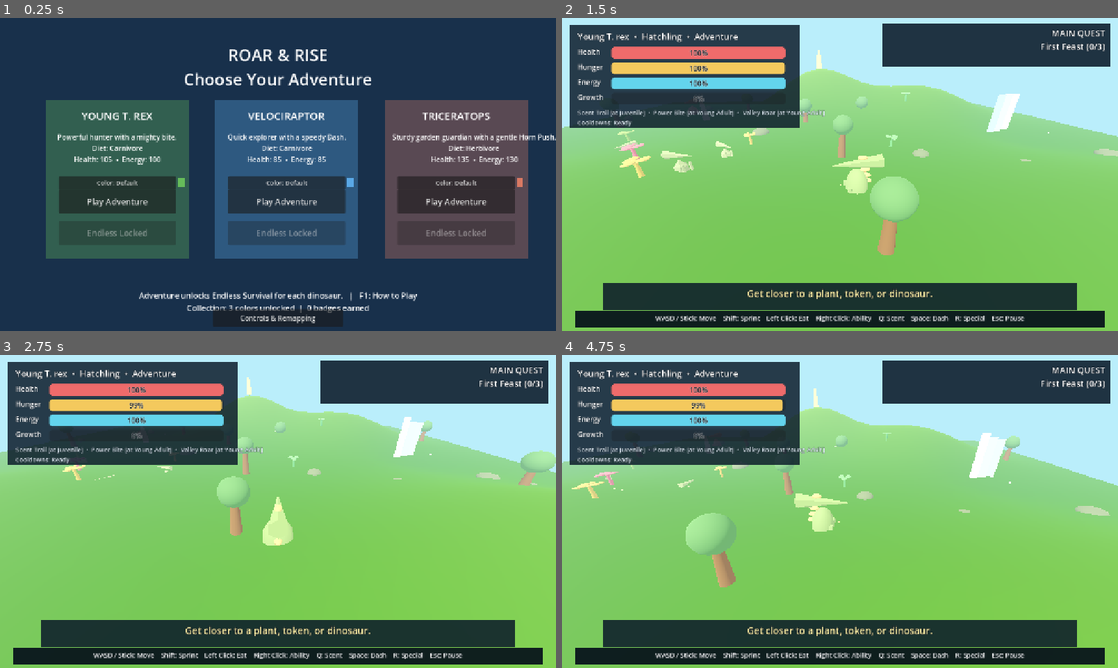
Above: before the commit, frames 1-4 (two rows, left to right).
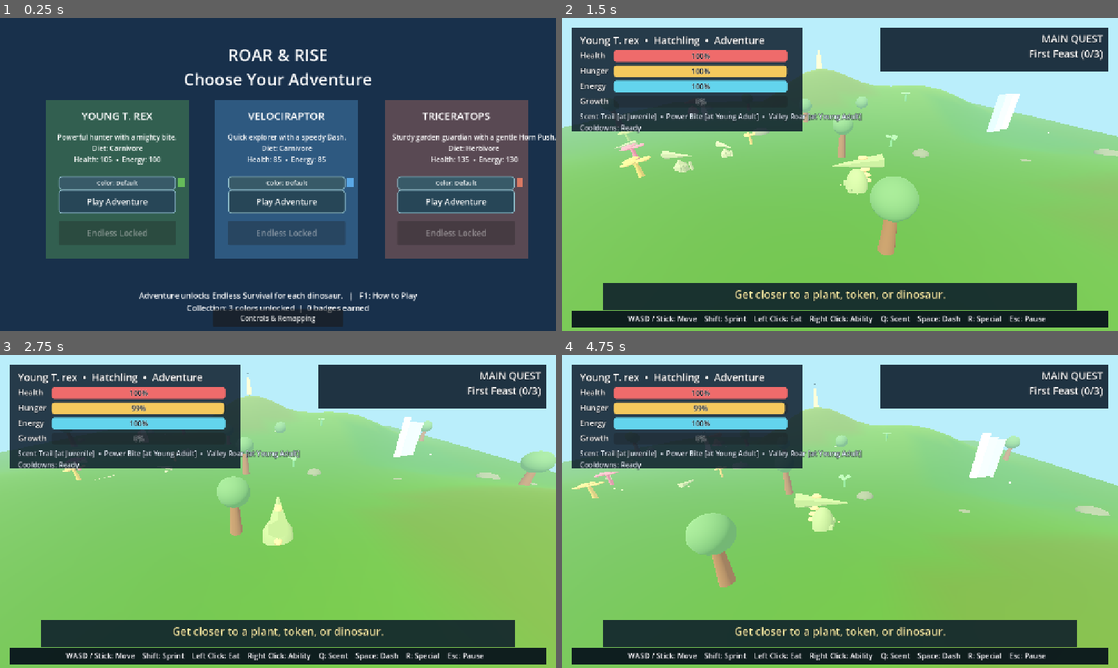
Above: after the commit, the same moments.

Repository: mschalle/Dino-Game
Game: Godot game, scene res://Main.tscn
Same seed, same stepped clock (60 frames per second), same inputs: the game is played once before the commit and once after it.
Inputs (mouse positions are in pixels of both pictures, inside the frame that each line leads up to):
- Up to frame 1 (0.25 s): no input
- Up to frame 2 (1.5 s): click "Play Adventure" at 0.5 s; tap Enter at 1.25 s; move the mouse to (962, 158) at 1.27 s; hold D (move_right) from 1.28 s (still down); click (962, 158) at 1.35 s
- Up to frame 3 (2.75 s): move the mouse to (166, 527) at 2.02 s; release D (move_right) at 2.03 s; hold S (move_back) from 2.03 s (still down); tap Space (dash) at 2.1 s; click (166, 527) at 2.3 s
- Up to frame 4 (4.75 s): move the mouse to (895, 442) at 2.77 s; release S (move_back) at 2.78 s; hold D (move_right) 2.78-3.53 s; click (895, 442) at 2.85 s; move the mouse to (812, 574) at 3.52 s; hold W (move_forward) 3.53-4.28 s; right-click (812, 574) at 3.6 s; click (812, 574) at 3.8 s; move the mouse to (1006, 558) at 4.27 s; hold A (move_left) from 4.28 s (still down); tap Q (scent_trail) at 4.35 s; click (1006, 558) at 4.55 s

The runs differ from the first frame. In frame 1, 6.3% of the frame differs, in the area x 10-93%, y 50-63%; in frame 2, 9.3%; in frame 3, 9.3%, in the area x 1-99%, y 1-99%; in frame 4, 9.3%.

Commit message:
Advance roadmap loop and world chunk foundation

Diff:
--- a/game_hud.gd
+++ b/game_hud.gd
@@ -20,13 +20,75 @@
 var target_label: Label
 var target_health_bar: ProgressBar
 var target_timer := 0.0
+var large_text_enabled := true
+var high_contrast_enabled := false
+var status_backdrop: ColorRect
+var quest_backdrop: ColorRect
+var message_backdrop: ColorRect
+var controls_backdrop: ColorRect
 
 func _ready() -> void:
+	_apply_ui_settings({})
 	_create_status_panel()
 	_create_pause_panel()
 	_create_completion_panel()
 	_create_help_panel()
 	_create_target_panel()
+	get_viewport().size_changed.connect(_layout_for_viewport)
+	_layout_for_viewport()
+
+func apply_ui_settings(settings: Dictionary) -> void:
+	large_text_enabled = bool(settings.get("large_text", true))
+	high_contrast_enabled = bool(settings.get("high_contrast", false))
+	_apply_ui_settings(settings)
+	_apply_accessibility_style()
+
+func _apply_ui_settings(settings: Dictionary) -> void:
+	var scale := 1.0
+	if not settings.is_empty():
+		scale = clampf(float(settings.get("ui_scale", 1.0)), 1.0, 1.75)
+	get_tree().root.content_scale_factor = scale
+
+func _apply_accessibility_style() -> void:
+	var font_scale := 1.15 if large_text_enabled else 1.0
+	var outline := 6 if high_contrast_enabled else 4
+	for node in _all_controls(self):
+		if node is Label:
+			var label := node as Label
+			var current_size := int(label.get_theme_font_size("font_size"))
+			if current_size > 0:
+				label.add_theme_font_size_override("font_size", maxi(14, int(float(current_size) * font_scale)))
+			label.add_theme_constant_override("outline_size", outline)
+			if high_contrast_enabled:
+				label.add_theme_color_override("font_color", Color.WHITE)
+		if node is Button and high_contrast_enabled:
+			(node as Button).add_theme_color_override("font_color", Color.WHITE)
+
+func _layout_for_viewport() -> void:
+	if status_backdrop == null:
+		return
+	var viewport_size := get_viewport().get_visible_rect().size
+	var width := viewport_size.x
+	var height := viewport_size.y
+	var margin := maxf(16.0, width * 0.018)
+	var compact := width < 1120.0
+	status_backdrop.size.x = 470.0 if compact else 530.0
+	quest_backdrop.size.x = 430.0 if compact else 524.0
+	quest_label.size.x = quest_backdrop.size.x - 24.0
+	quest_label.add_theme_font_size_override("font_size", 17 if compact else 20)
+	status_backdrop.position = Vector2(margin, margin)
+	quest_backdrop.position = Vector2(maxf(margin, width - quest_backdrop.size.x - margin), margin)
+	target_panel.position = Vector2(maxf(margin, (width - target_panel.size.x) * 0.5), margin + 118.0)
+	message_backdrop.position = Vector2(maxf(margin, (width - message_backdrop.size.x) * 0.5), maxf(300.0, height - 110.0))
+	controls_backdrop.position = Vector2(margin, maxf(360.0, height - 46.0))
+	controls_backdrop.size.x = maxf(320.0, width - margin * 2.0)
+
+func _all_controls(node: Node) -> Array[Node]:
+	var result: Array[Node] = []
+	for child in node.get_children():
+		result.append(child)
+		result.append_array(_all_controls(child))
+	return result
 
 func _process(delta: float) -> void:
 	if target_timer > 0.0:
@@ -119,28 +181,28 @@
 	body.text = details
 
 func _create_status_panel() -> void:
-	var backdrop := ColorRect.new()
-	backdrop.color = Color(0.04, 0.1, 0.16, 0.84)
-	backdrop.position = Vector2(18, 16)
-	backdrop.size = Vector2(530, 238)
-	add_child(backdrop)
+	status_backdrop = ColorRect.new()
+	status_backdrop.color = Color(0.04, 0.1, 0.16, 0.84)
+	status_backdrop.position = Vector2(18, 16)
+	status_backdrop.size = Vector2(530, 238)
+	add_child(status_backdrop)
 	title_label = Label.new()
 	title_label.position = Vector2(18, 12)
 	title_label.size = Vector2(490, 28)
 	title_label.add_theme_font_size_override("font_size", 20)
 	_style_text(title_label)
-	backdrop.add_child(title_label)
-	health_bar = _make_bar(backdrop, "Health", Vector2(18, 50), Color("#ef6b6b"))
-	hunger_bar = _make_bar(backdrop, "Hunger", Vector2(18, 85), Color("#f4c95d"))
-	energy_bar = _make_bar(backdrop, "Energy", Vector2(18, 120), Color("#63d4ed"))
-	growth_bar = _make_bar(backdrop, "Growth", Vector2(18, 155), Color("#8bd66f"))
+	status_backdrop.add_child(title_label)
+	health_bar = _make_bar(status_backdrop, "Health", Vector2(18, 50), Color("#ef6b6b"))
+	hunger_bar = _make_bar(status_backdrop, "Hunger", Vector2(18, 85), Color("#f4c95d"))
+	energy_bar = _make_bar(status_backdrop, "Energy", Vector2(18, 120), Color("#63d4ed"))
+	growth_bar = _make_bar(status_backdrop, "Growth", Vector2(18, 155), Color("#8bd66f"))
 	abilities_label = Label.new()
 	abilities_label.position = Vector2(18, 192)
 	abilities_label.size = Vector2(495, 42)
 	abilities_label.add_theme_font_size_override("font_size", 14)
 	_style_text(abilities_label, Color("#eaf6ff"), 3)
-	backdrop.add_child(abilities_label)
-	var quest_backdrop := ColorRect.new()
+	status_backdrop.add_child(abilities_label)
+	quest_backdrop = ColorRect.new()
 	quest_backdrop.color = Color(0.04, 0.1, 0.16, 0.88)
 	quest_backdrop.position = Vector2(738, 12)
 	quest_backdrop.size = Vector2(524, 100)
@@ -152,7 +214,7 @@
 	quest_label.add_theme_font_size_override("font_size", 20)
 	_style_text(quest_label, Color("#ffffff"), 4)
 	quest_backdrop.add_child(quest_label)
-	var message_backdrop := ColorRect.new()
+	message_backdrop = ColorRect.new()
 	message_backdrop.color = Color(0.04, 0.1, 0.16, 0.86)
 	message_backdrop.position = Vector2(95, 610)
 	message_backdrop.size = Vector2(1090, 62)
@@ -164,7 +226,7 @@
 	message_label.add_theme_font_size_override("font_size", 22)
 	_style_text(message_label, Color("#fff3a6"), 5)
 	message_backdrop.add_child(message_label)
-	var controls_backdrop := ColorRect.new()
+	controls_backdrop = ColorRect.new()
 	controls_backdrop.color = Color(0.02, 0.06, 0.1, 0.92)
 	controls_backdrop.position = Vector2(30, 674)
 	controls_backdrop.size = Vector2(1220, 38)
@@ -252,7 +314,28 @@
 	button.text = text_value
 	button.position = position_value
 	button.size = Vector2(300, 52)
+	button.focus_mode = Control.FOCUS_ALL
 	button.add_theme_font_size_override("font_size", 20)
+	var normal := StyleBoxFlat.new()
+	normal.bg_color = Color("#28485a")
+	normal.border_width_left = 2
+	normal.border_width_top = 2
+	normal.border_width_right = 2
+	normal.border_width_bottom = 2
+	normal.border_color = Color("#7aa8ba")
+	normal.corner_radius_top_left = 8
+	normal.corner_radius_top_right = 8
+	normal.corner_radius_bottom_left = 8
+	normal.corner_radius_bottom_right = 8
+	var focus := normal.duplicate()
+	focus.bg_color = Color("#e8bd72")
+	focus.border_color = Color.WHITE
+	button.add_theme_stylebox_override("normal", normal)
+	button.add_theme_stylebox_override("hover", focus)
+	button.add_theme_stylebox_override("focus", focus)
+	button.add_theme_color_override("font_color", Color.WHITE)
+	button.add_theme_color_override("font_hover_color", Color("#102532"))
+	button.add_theme_color_override("font_focus_color", Color("#102532"))
 	button.pressed.connect(callback)
 	parent.add_child(button)
 
--- a/main.gd
+++ b/main.gd
@@ -7,6 +7,8 @@
 const PROFILES = preload("res://dinosaur_profiles.gd")
 const SOUND_FEEDBACK = preload("res://sound_feedback.gd")
 const FOOD_TOKEN = preload("res://food_token.gd")
+const WORLD_CHUNK_PROFILES = preload("res://world_chunk_profiles.gd")
+const WORLD_STREAM_MANAGER = preload("res://world_stream_manager.gd")
 
 const SAFE_SPAWN := Vector3(0, 0, 7)
 const VALLEY_LIMIT := 28.0
@@ -43,6 +45,7 @@
 var animated_trees: Array[MeshInstance3D] = []
 var waterfall_layers: Array[MeshInstance3D] = []
 var fireflies: Array[MeshInstance3D] = []
+var world_stream
 
 func _ready() -> void:
 	process_mode = Node.PROCESS_MODE_ALWAYS
@@ -52,6 +55,9 @@
 	save_system.load_data()
 	_apply_saved_bindings()
 	_create_world()
+	world_stream = WORLD_STREAM_MANAGER.new()
+	world_stream.configure(WORLD_CHUNK_PROFILES.reserve(), 1)
+	world_stream.update_player_chunk(Vector2i.ZERO)
 	sounds = SOUND_FEEDBACK.new()
 	add_child(sounds)
 	sounds.set_effects_volume(float((save_system.data["settings"] as Dictionary).get("effects_volume", 0.7)))
@@ -94,6 +100,7 @@
 	_ground_world_actors()
 	_follow_player(delta)
 	_update_hud()
+	_update_world_stream()
 	if active_target != null and is_instance_valid(active_target):
 		var active_combat = active_target.get("combat")
 		if active_combat != null:
@@ -134,6 +141,13 @@
 	_create_waterfall()
 	_create_fireflies()
 
+func _update_world_stream() -> void:
+	if world_stream == null or player == null:
+		return
+	# The current 60m valley occupies the first reserve chunk. This mapping
+	# keeps the foundation active without changing current gameplay coordinates.
+	world_stream.update_player_chunk(Vector2i.ZERO)
+
 func _create_scenery_piece(index: int) -> void:
 	var piece := MeshInstance3D.new()
 	if index % 3 == 0:
@@ -190,6 +204,17 @@
 		var point: Vector3 = landmark[1]
 		marker.position = Vector3(point.x, _terrain_height_at(point.x, point.z) + 1.2, point.z)
 		add_child(marker)
+		var label := Label3D.new()
+		label.text = str(landmark[0])
+		label.position = Vector3(0.0, 1.7, 0.0)
+		label.font_size = 32
+		label.outline_size = 8
+		label.modulate = Color.WHITE
+		label.outline_modulate = Color("#163342")
+		label.billboard = BaseMaterial3D.BILLBOARD_ENABLED
+		label.visibility_range_begin = 4.0
+		label.visibility_range_end = 42.0
+		marker.add_child(label)
 
 func _create_fireflies() -> void:
 	for index in 12:
@@ -424,6 +449,7 @@
 	cosmetic_button.text = "Color: %s" % save_system.selected_cosmetic(species_profile.id).capitalize()
 	cosmetic_button.position = Vector2(30, 174)
 	cosmetic_button.size = Vector2(270, 28)
+	_style_selection_button(cosmetic_button, false)
 	cosmetic_button.add_theme_font_size_override("font_size", 14)
 	cosmetic_button.pressed.connect(func() -> void:
 		_cycle_cosmetic(species_profile.id, cosmetic_button, swatch)
@@ -433,6 +459,7 @@
 	adventure_button.text = "Play Adventure"
 	adventure_button.position = Vector2(30, 205)
 	adventure_button.size = Vector2(270, 55)
+	_style_selection_button(adventure_button, true)
 	adventure_button.add_theme_font_size_override("font_size", 19)
 	adventure_button.pressed.connect(func() -> void: _start_run(species_profile, "adventure"))
 	card.add_child(adventure_button)
@@ -442,9 +469,33 @@
 	endless_button.disabled = not unlocked
 	endless_button.position = Vector2(30, 277)
 	endless_button.size = Vector2(270, 55)
+	_style_selection_button(endless_button, true)
 	endless_button.add_theme_font_size_override("font_size", 19)
 	endless_button.pressed.connect(func() -> void: _start_run(species_profile, "endless"))
 	card.add_child(endless_button)
+
+func _style_selection_button(button: Button, primary: bool) -> void:
+	button.focus_mode = Control.FOCUS_ALL
+	var normal := StyleBoxFlat.new()
+	normal.bg_color = Color("#274657") if primary else Color("#385a68")
+	normal.border_width_left = 2
+	normal.border_width_top = 2
+	normal.border_width_right = 2
+	normal.border_width_bottom = 2
+	normal.border_color = Color("#8bb8c5")
+	normal.corner_radius_top_left = 7
+	normal.corner_radius_top_right = 7
+	normal.corner_radius_bottom_left = 7
+	normal.corner_radius_bottom_right = 7
+	var focus := normal.duplicate()
+	focus.bg_color = Color("#e8bd72")
+	focus.border_color = Color.WHITE
+	button.add_theme_stylebox_override("normal", normal)
+	button.add_theme_stylebox_override("hover", focus)
+	button.add_theme_stylebox_override("focus", focus)
+	button.add_theme_color_override("font_color", Color.WHITE)
+	button.add_theme_color_override("font_hover_color", Color("#102532"))
+	button.add_theme_color_override("font_focus_color", Color("#102532"))
 
 func _cycle_cosmetic(species_id: String, button: Button, swatch: ColorRect) -> void:
 	var owned: Array = (save_system.data["cosmetics"] as Dictionary).get(species_id, ["default"])
@@ -543,6 +594,7 @@
 	hud = HUD_SCENE.new()
 	hud.process_mode = Node.PROCESS_MODE_ALWAYS
 	add_child(hud)
+	hud.apply_ui_settings(save_system.data.get("settings", {}))
 	hud.resume_requested.connect(func() -> void: _set_paused(false))
 	hud.restart_requested.connect(func() -> void: call_deferred("_restart_run"))
 	hud.selection_requested.connect(func() -> void: call_deferred("_return_to_selection"))
@@ -1017,6 +1069,13 @@
 			for vertex in [a, c, b, a, d, c]:
 				var elevation_tint := clampf((vertex.y + 1.0) / 7.0, 0.0, 1.0)
 				var terrain_color := Color("#72ae50").lerp(Color("#b5d96a"), elevation_tint)
+				var zone := Vector2(vertex.x, vertex.z)
+				if zone.distance_to(Vector2(19.0, -4.0)) < 6.5:
+					terrain_color = terrain_color.lerp(Color("#6bb8a0"), 0.45)
+				elif zone.distance_to(Vector2(0.0, -18.0)) < 8.5:
+					terrain_color = terrain_color.lerp(Color("#c88b55"), 0.32)
+				elif zone.distance_to(Vector2(16.0, 16.0)) < 8.0:
+					terrain_color = terrain_color.lerp(Color("#c97862"), 0.25)
 				surface.set_color(terrain_color)
 				surface.set_uv(Vector2((vertex.x + 30.0) / 60.0, (vertex.z + 30.0) / 60.0))
 				surface.add_vertex(vertex)
--- a/save_system.gd
+++ b/save_system.gd
@@ -100,7 +100,7 @@
 		"badges": [],
 		"ability_unlocks": {},
 		"records": {},
-		"settings": {"large_text": true, "reduced_flashes": true, "effects_volume": 0.7}
+		"settings": {"large_text": true, "ui_scale": 1.0, "high_contrast": false, "reduced_flashes": true, "effects_volume": 0.7}
 	}
 
 func _merge_defaults(loaded: Dictionary) -> Dictionary:
--- a/tests/run_tests.gd
+++ b/tests/run_tests.gd
@@ -1,4 +1,7 @@
 extends SceneTree
+
+const WORLD_CHUNK_PROFILES = preload("res://world_chunk_profiles.gd")
+const WORLD_STREAM_MANAGER = preload("res://world_stream_manager.gd")
 
 var failures := 0
 
@@ -7,6 +10,8 @@
 
 func _run_tests() -> void:
 	_test_profiles()
+	_test_world_chunks()
+	_test_world_streaming()
 	_test_growth()
 	_test_quests()
 	_test_survival()
@@ -59,6 +64,38 @@
 		root.add_child(dino)
 		_check((dino.imported_model != null) or (dino.tail_mesh != null and dino.leg_meshes.size() >= 4), "%s needs a complete dinosaur silhouette" % profile.id)
 		dino.free()
+
+func _test_world_chunks() -> void:
+	var chunks: Array = WORLD_CHUNK_PROFILES.reserve()
+	_check(chunks.size() == 6, "Reserve should define six initial biome chunks")
+	var ids: Dictionary = {}
+	for chunk in chunks:
+		_check(not ids.has(chunk.chunk_id), "Chunk IDs must be unique")
+		ids[chunk.chunk_id] = true
+		_check(not chunk.landmark_name.is_empty(), "Every chunk needs a landmark")
+		_check(not chunk.scene_path.is_empty(), "Every chunk needs a scene path")
+		_check(chunk.has_scene(), "Every initial biome chunk should have a loadable scene shell")
+		_check(chunk.vegetation_density > 0.0, "Every biome needs vegetation density")
+		_check(chunk.fog_density > 0.0, "Every biome needs fog guidance")
+		_check(not chunk.neighbor_ids.is_empty() or chunk.chunk_id == "nest_basin", "Chunks should define connected neighbors")
+
+func _test_world_streaming() -> void:
+	var manager = WORLD_STREAM_MANAGER.new()
+	manager.configure(WORLD_CHUNK_PROFILES.reserve(), 1)
+	manager.update_player_chunk(Vector2i(0, 0))
+	_check(manager.is_active("nest_basin"), "Player chunk should activate")
+	_check(manager.is_active("fernwood"), "Adjacent chunk should activate")
+	_check(not manager.is_active("redstone_badlands"), "Distant chunk should remain inactive")
+	manager.update_player_chunk(Vector2i(2, 1))
+	_check(manager.is_active("redstone_badlands"), "New player neighborhood should activate")
+	_check(not manager.is_active("nest_basin"), "Distant previous chunk should deactivate")
+	var holder := Node3D.new()
+	root.add_child(holder)
+	var loaded := manager.instantiate_chunk("fernwood", holder)
+	_check(loaded != null, "Chunk scene should instantiate")
+	_check(manager.instantiate_chunk("fernwood", holder) == loaded, "Chunk should not duplicate instances")
+	manager.release_chunk("fernwood")
+	holder.queue_free()
 
 func _test_growth() -> void:
 	var growth := GrowthSystem.new()
--- /dev/null
+++ b/world_chunk_profile.gd
@@ -0,0 +1,32 @@
+class_name WorldChunkProfile
+extends RefCounted
+
+var chunk_id: String
+var biome: String
+var grid_position: Vector2i
+var scene_path: String
+var neighbor_ids: Array[String]
+var landmark_name: String
+var spawn_table: Dictionary
+var ground_color: Color
+var vegetation_density: float
+var fog_density: float
+
+func _init(new_id: String, new_biome: String, new_grid: Vector2i, new_landmark: String, new_spawns: Dictionary, new_scene_path: String = "", new_ground_color: Color = Color("#72ae50"), new_vegetation_density: float = 1.0, new_fog_density: float = 0.006) -> void:
+	chunk_id = new_id
+	biome = new_biome
+	grid_position = new_grid
+	landmark_name = new_landmark
+	spawn_table = new_spawns
+	scene_path = new_scene_path
+	ground_color = new_ground_color
+	vegetation_density = new_vegetation_density
+	fog_density = new_fog_density
+	neighbor_ids = []
+
+func set_neighbors(ids: Array[String]) -> WorldChunkProfile:
+	neighbor_ids = ids.duplicate()
+	return self
+
+func has_scene() -> bool:
+	return not scene_path.is_empty() and ResourceLoader.exists(scene_path)
--- /dev/null
+++ b/world_chunk_profiles.gd
@@ -0,0 +1,23 @@
+class_name WorldChunkProfiles
+extends RefCounted
+
+const CHUNK_PROFILE = preload("res://world_chunk_profile.gd")
+
+static func reserve() -> Array[RefCounted]:
+	var chunks: Array[RefCounted] = [
+		CHUNK_PROFILE.new("nest_basin", "Nest Basin", Vector2i(0, 0), "Safe Nest", {"prey": [1], "plants": true}, "res://world_chunks/nest_basin.tscn", Color("#72ae50"), 1.0, 0.004),
+		CHUNK_PROFILE.new("fernwood", "Fernwood", Vector2i(1, 0), "Fernwood Trail", {"prey": [1, 2], "predators": [1]}, "res://world_chunks/fernwood.tscn", Color("#4f8e55"), 1.5, 0.009),
+		CHUNK_PROFILE.new("river_wetlands", "River Wetlands", Vector2i(0, 1), "Waterfall Pool", {"prey": [2, 3], "plants": true}, "res://world_chunks/river_wetlands.tscn", Color("#6bb8a0"), 1.2, 0.012),
+		CHUNK_PROFILE.new("sunstone_ridge", "Sunstone Ridge", Vector2i(1, 1), "Roaring Overlook", {"prey": [2], "predators": [2]}, "res://world_chunks/sunstone_ridge.tscn", Color("#c88b55"), 0.7, 0.005),
+		CHUNK_PROFILE.new("redstone_badlands", "Redstone Badlands", Vector2i(2, 1), "Rival Arena", {"predators": [2, 3, 4]}, "res://world_chunks/redstone_badlands.tscn", Color("#c97862"), 0.45, 0.004),
+		CHUNK_PROFILE.new("ancient_meadow", "Ancient Meadow", Vector2i(0, 2), "Herd Sanctuary", {"prey": [1, 2, 3], "plants": true}, "res://world_chunks/ancient_meadow.tscn", Color("#91c85a"), 1.35, 0.007)
+	]
+	for chunk in chunks:
+		var neighbors: Array[String] = []
+		for other in chunks:
+			if chunk == other:
+				continue
+			if chunk.grid_position.distance_to(other.grid_position) <= 1.01:
+				neighbors.append(other.chunk_id)
+		chunk.set_neighbors(neighbors)
+	return chunks
--- /dev/null
+++ b/world_chunks/ancient_meadow.tscn
@@ -0,0 +1,5 @@
+[gd_scene format=3]
+
+[node name="AncientMeadow" type="Node3D"]
+metadata/biome = "Ancient Meadow"
+metadata/landmark = "Herd Sanctuary"
--- /dev/null
+++ b/world_chunks/fernwood.tscn
@@ -0,0 +1,5 @@
+[gd_scene format=3]
+
+[node name="Fernwood" type="Node3D"]
+metadata/biome = "Fernwood"
+metadata/landmark = "Fernwood Trail"
--- /dev/null
+++ b/world_chunks/nest_basin.tscn
@@ -0,0 +1,5 @@
+[gd_scene format=3]
+
+[node name="NestBasin" type="Node3D"]
+metadata/biome = "Nest Basin"
+metadata/landmark = "Safe Nest"
--- /dev/null
+++ b/world_chunks/redstone_badlands.tscn
@@ -0,0 +1,5 @@
+[gd_scene format=3]
+
+[node name="RedstoneBadlands" type="Node3D"]
+metadata/biome = "Redstone Badlands"
+metadata/landmark = "Rival Arena"
--- /dev/null
+++ b/world_chunks/river_wetlands.tscn
@@ -0,0 +1,5 @@
+[gd_scene format=3]
+
+[node name="RiverWetlands" type="Node3D"]
+metadata/biome = "River Wetlands"
+metadata/landmark = "Waterfall Pool"
--- /dev/null
+++ b/world_chunks/sunstone_ridge.tscn
@@ -0,0 +1,5 @@
+[gd_scene format=3]
+
+[node name="SunstoneRidge" type="Node3D"]
+metadata/biome = "Sunstone Ridge"
+metadata/landmark = "Roaring Overlook"
--- /dev/null
+++ b/world_stream_manager.gd
@@ -0,0 +1,65 @@
+class_name WorldStreamManager
+extends RefCounted
+
+signal chunk_activated(chunk_id: String)
+signal chunk_deactivated(chunk_id: String)
+
+var chunks: Array = []
+var active_ids: Dictionary = {}
+var scene_instances: Dictionary = {}
+var active_radius := 1
+
+func configure(chunk_profiles: Array, radius: int = 1) -> void:
+	chunks = chunk_profiles.duplicate()
+	active_radius = maxi(0, radius)
+	active_ids.clear()
+	scene_instances.clear()
+
+func update_player_chunk(grid_position: Vector2i) -> void:
+	var next_active: Dictionary = {}
+	for chunk in chunks:
+		var distance := maxi(abs(chunk.grid_position.x - grid_position.x), abs(chunk.grid_position.y - grid_position.y))
+		if distance <= active_radius:
+			next_active[chunk.chunk_id] = true
+	for chunk in chunks:
+		var was_active := active_ids.has(chunk.chunk_id)
+		var should_be_active := next_active.has(chunk.chunk_id)
+		if should_be_active and not was_active:
+			chunk_activated.emit(chunk.chunk_id)
+		elif was_active and not should_be_active:
+			chunk_deactivated.emit(chunk.chunk_id)
+	active_ids = next_active
+
+func is_active(chunk_id: String) -> bool:
+	return active_ids.has(chunk_id)
+
+func active_chunk_ids() -> Array[String]:
+	var result: Array[String] = []
+	for chunk_id in active_ids:
+		result.append(str(chunk_id))
+	return result
+
+func instantiate_chunk(chunk_id: String, parent: Node) -> Node3D:
+	if scene_instances.has(chunk_id):
+		return scene_instances[chunk_id]
+	for chunk in chunks:
+		if chunk.chunk_id != chunk_id or not chunk.has_scene():
+			continue
+		var scene := load(chunk.scene_path) as PackedScene
+		if scene == null:
+			return null
+		var instance := scene.instantiate() as Node3D
+		if instance == null:
+			return null
+		parent.add_child(instance)
+		scene_instances[chunk_id] = instance
+		return instance
+	return null
+
+func release_chunk(chunk_id: String) -> void:
+	if not scene_instances.has(chunk_id):
+		return
+	var instance: Node3D = scene_instances[chunk_id]
+	if is_instance_valid(instance):
+		instance.queue_free()
+	scene_instances.erase(chunk_id)
Not shown, added: combat_component.gd.uid
Not shown, added: creature_profile.gd.uid
Not shown, added: creature_profiles.gd.uid
Not shown, added: food_token.gd.uid
